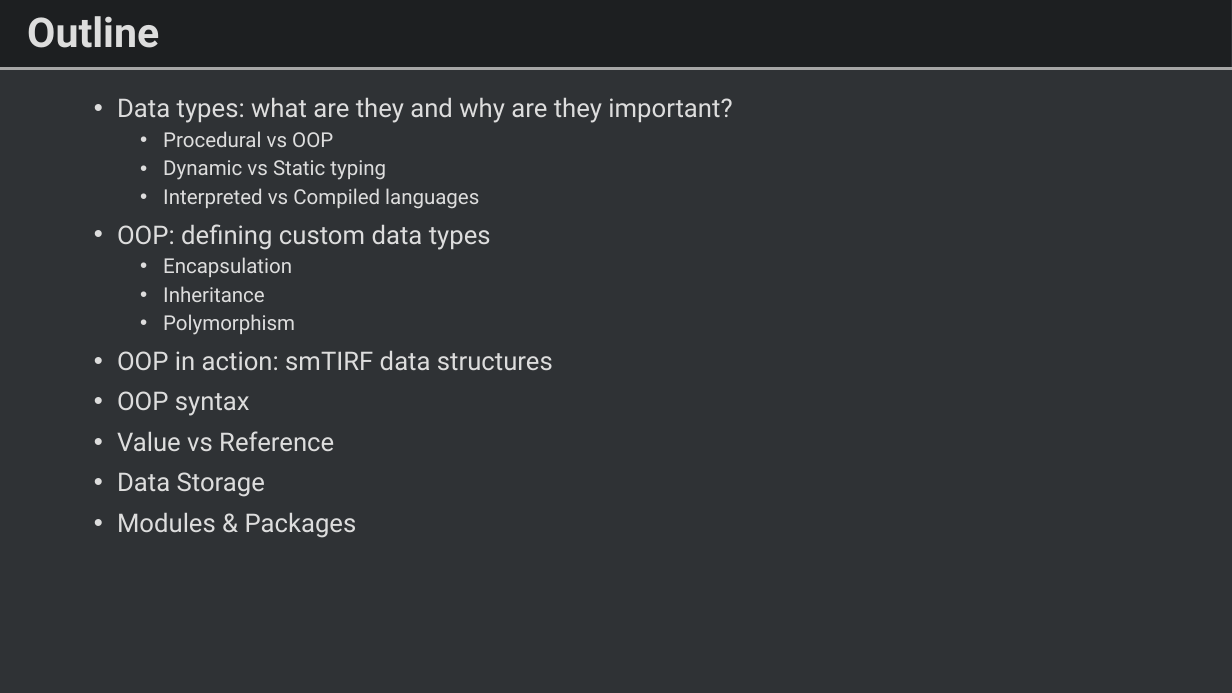
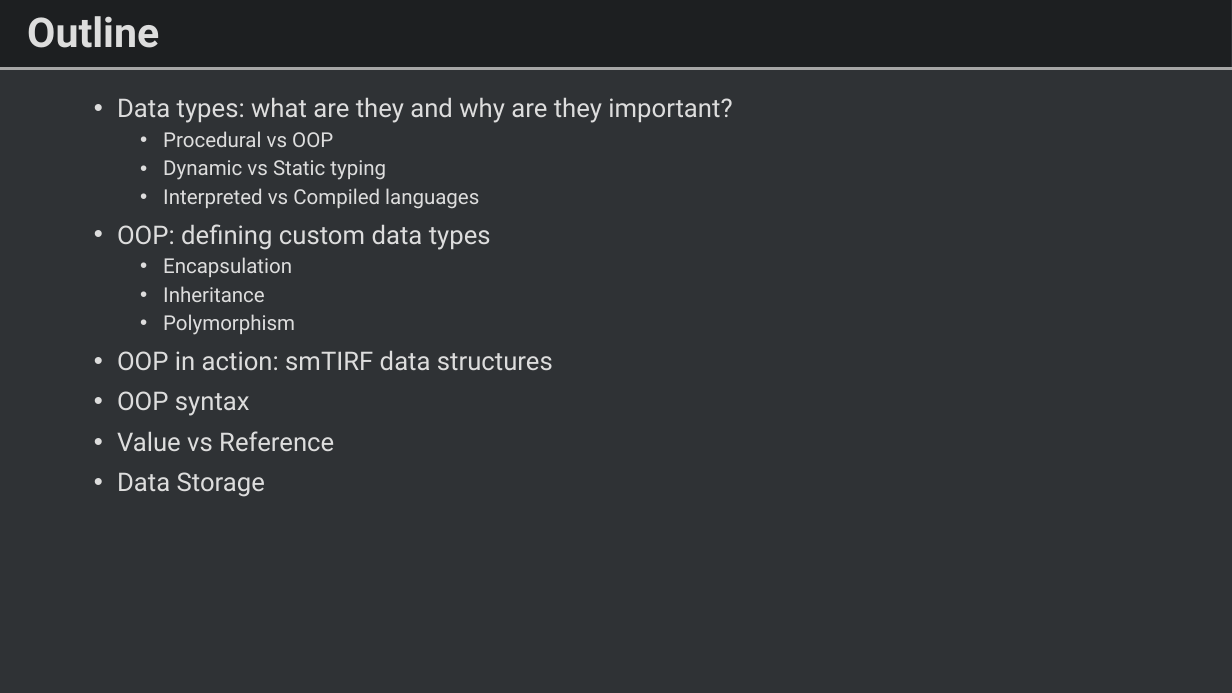
Before and after one commit to amilhouse/TSRI-Python-OOP, a slide deck: slide 2 of PythonOOP.pptx. Drawn at 1232x693 pixels with LibreOffice and Linux fonts; fonts in the diff are those of the drawing. Boxes give left, top, right and bottom in pixels: in the first picture for what was removed or moved away, otherwise in the second. Text is boxed around its words. In the diff, an @@ line names an element or a change of style, - is before the commit and + after.

```diff
--- a/PythonOOP.pptx
+++ b/PythonOOP.pptx
@@ text at bbox=[117, 512, 357, 538]: paragraph removed @@
-• Modules & Packages
```
Also in this commit, not shown: 2 other slides changed.
